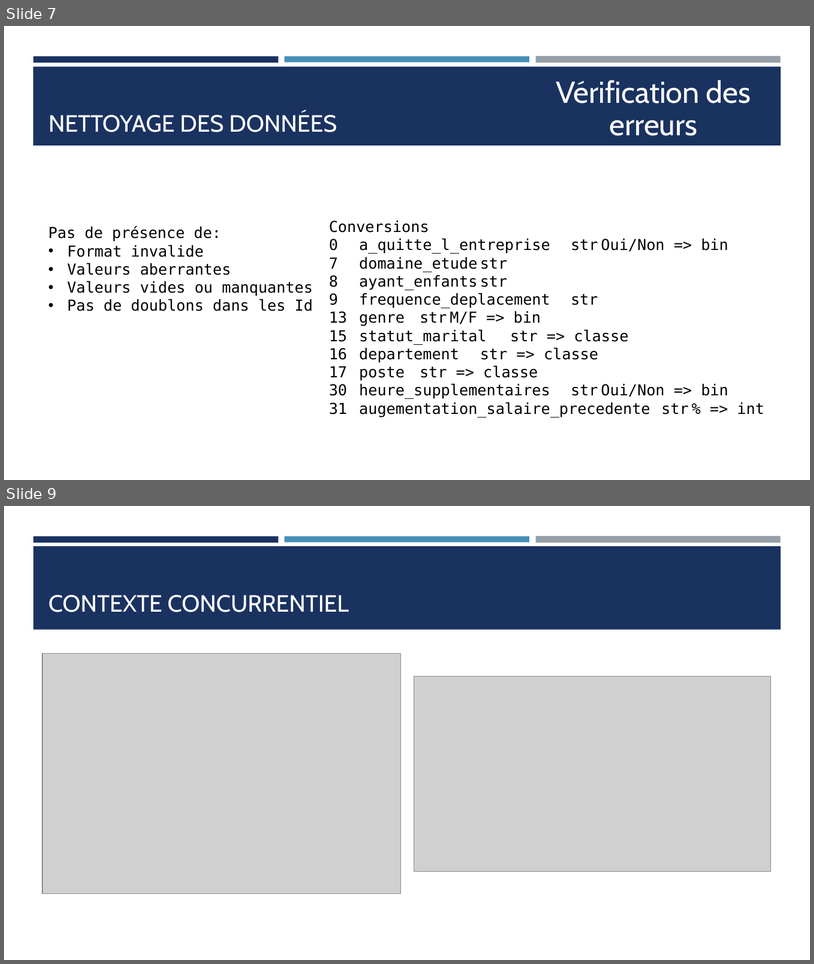
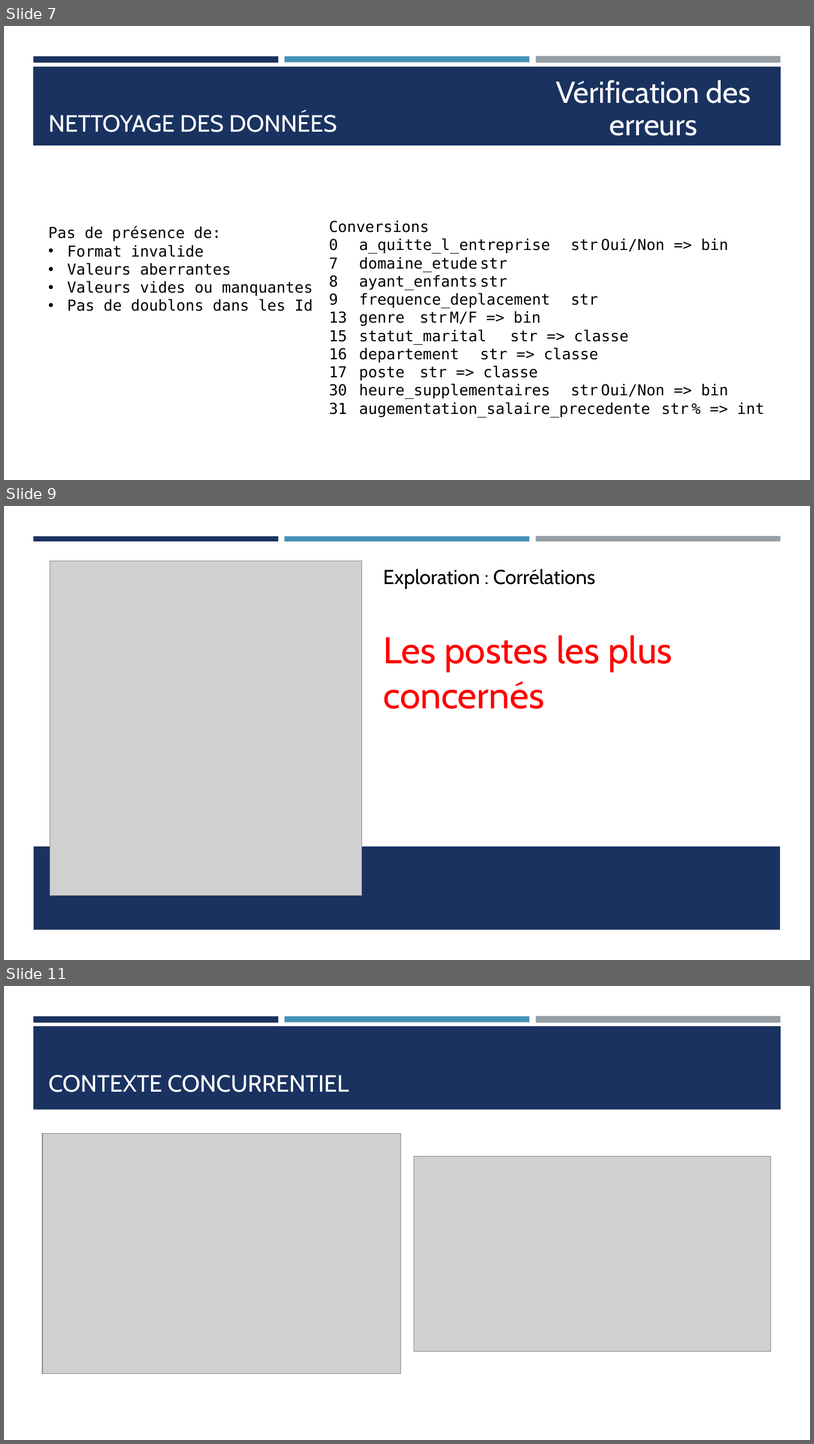
Before and after one commit to Ace4teaM/OCR-NovaTech, a slide deck: Presentation.pptx. Shown one above the other, each under a label of ours: slides 7 and 9 before the commit, slides 7, 9 and 11 after it; the slides between them are not shown. The pictures are 814x964 and 814x1444 pixels, drawn with LibreOffice and Linux fonts; fonts in the diff are those of the drawing; grey boxes stand for pictures. Boxes give left, top, right and bottom in pixels: in the first picture for what was removed or moved away, otherwise in the second. Text is boxed around its words. In the diff, an @@ line names an element or a change of style, - is before the commit and + after.

Commit message:
premiere exploration des données

```diff
--- a/Presentation.pptx
+++ b/Presentation.pptx
@@ slide 9 added at [4,506,810,960], background #FFFFFF; not listed: 3 template elements that a slide beside it also shows @@
@@ rectangle added at [4,541,810,960], fill #FFFFFF @@
@@ picture added at [50,561,362,895] @@
@@ text added at [383,568,596,589], 24 pt, text #000000 @@
+Exploration : Corrélations
@@ text added at [383,635,673,709], 44.4 pt, text #FF0000 @@
+Les postes les plus concernés
@@ rectangle added at [33,846,781,930], fill #1A3260 @@
@@ what was slide 9 is now slide 11 @@
```
Also in this commit, not shown: 2 other slides added, 1 slide removed, 4 other files.
